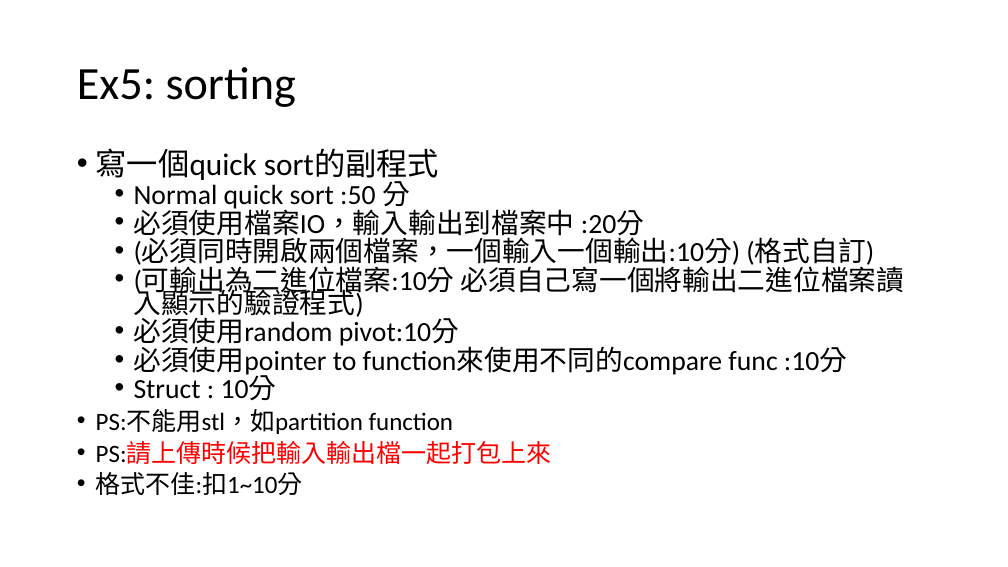
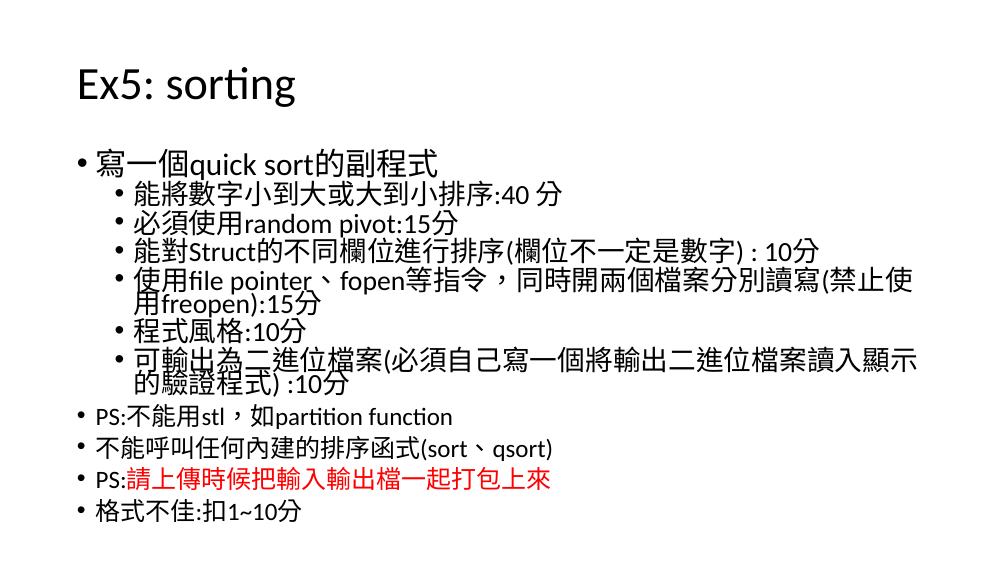
Before and after one commit to LeafLu0315/CS_Programming, a slide deck: slide 2 of 主題習題/EX5/Question.pptx. Drawn at 1008x567 pixels with LibreOffice and Linux fonts; fonts in the diff are those of the drawing. Boxes give left, top, right and bottom in pixels: in the first picture for what was removed or moved away, otherwise in the second. Text is boxed around its words. In the diff, an @@ line names an element or a change of style, - is before the commit and + after.

Commit message:
revise ppt

```diff
--- a/主題習題/EX5/Question.pptx
+++ b/主題習題/EX5/Question.pptx
@@ text at bbox=[134, 177, 918, 397]: text changed @@
-  • Normal quick sort :50 分
-  • 必須使用檔案IO，輸入輸出到檔案中 :20分
-  • (必須同時開啟兩個檔案，一個輸入一個輸出:10分) (格式自訂)
-  • (可輸出為二進位檔案:10分 必須自己寫一個將輸出二進位檔案讀入顯示的驗證程式)
-  • 必須使用random pivot:10分
-  • 必須使用pointer to function來使用不同的compare func :10分
-  • Struct : 10分
+  • 能將數字小到大或大到小排序:40 分
+  • 必須使用random pivot:15分
+  • 能對Struct的不同欄位進行排序(欄位不一定是數字) : 10分
+  • 使用file pointer、fopen等指令，同時開兩個檔案分別讀寫(禁止使用freopen):15分
+  • 程式風格:10分
+  • 可輸出為二進位檔案(必須自己寫一個將輸出二進位檔案讀入顯示的驗證程式) :10分
@@ text at bbox=[96, 436, 553, 461]: paragraph added @@
+• 不能呼叫任何內建的排序函式(sort、qsort)
```
Also in this commit, not shown: 1 slide added, 2 other files.
